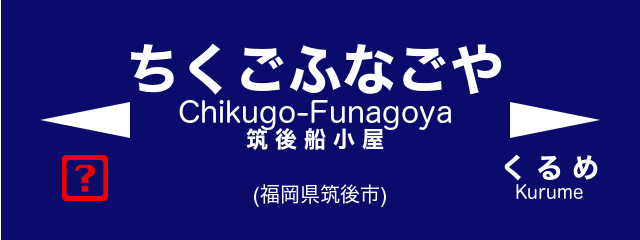
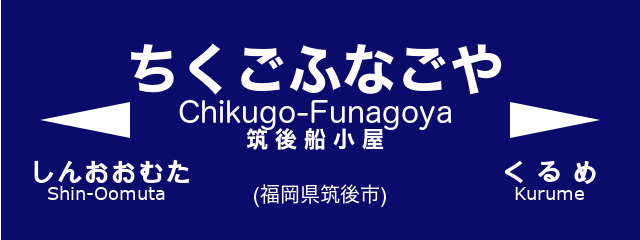
Comparing the layer stacks of the two 640×240 images. Changes:
hid "❓" over [62,155,108,201]
added layer "しんおおむた ..." above "く る め ..." over [34,159,189,200]
painted on "く る め ..." over [504,154,598,200]
